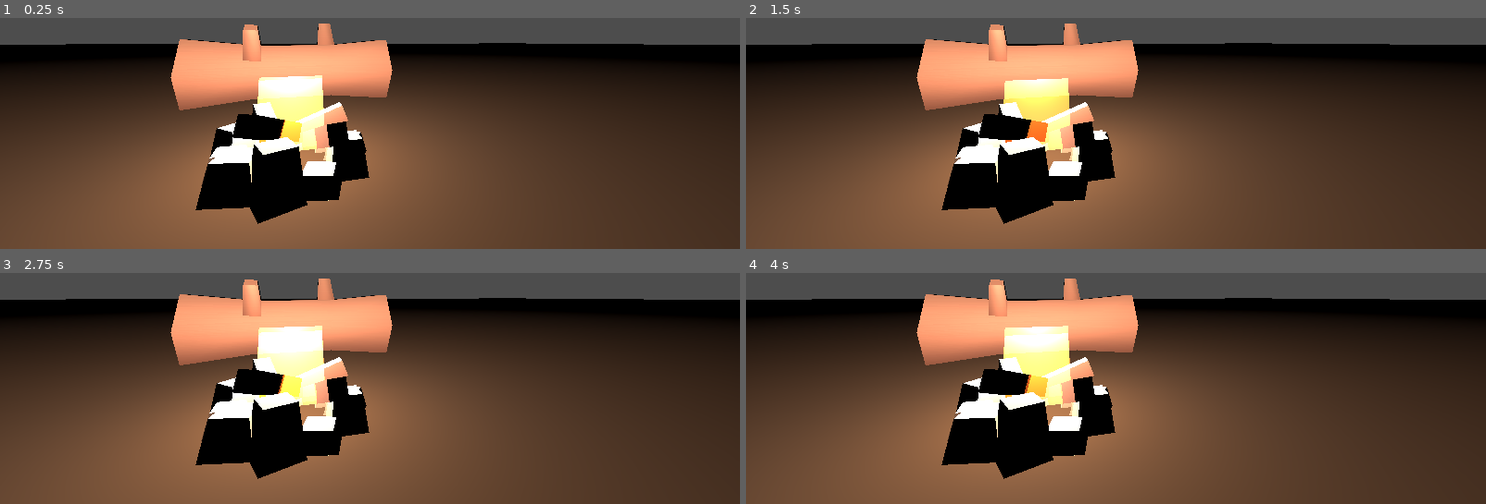
Above: before the commit, frames 1-4 (two rows, left to right).
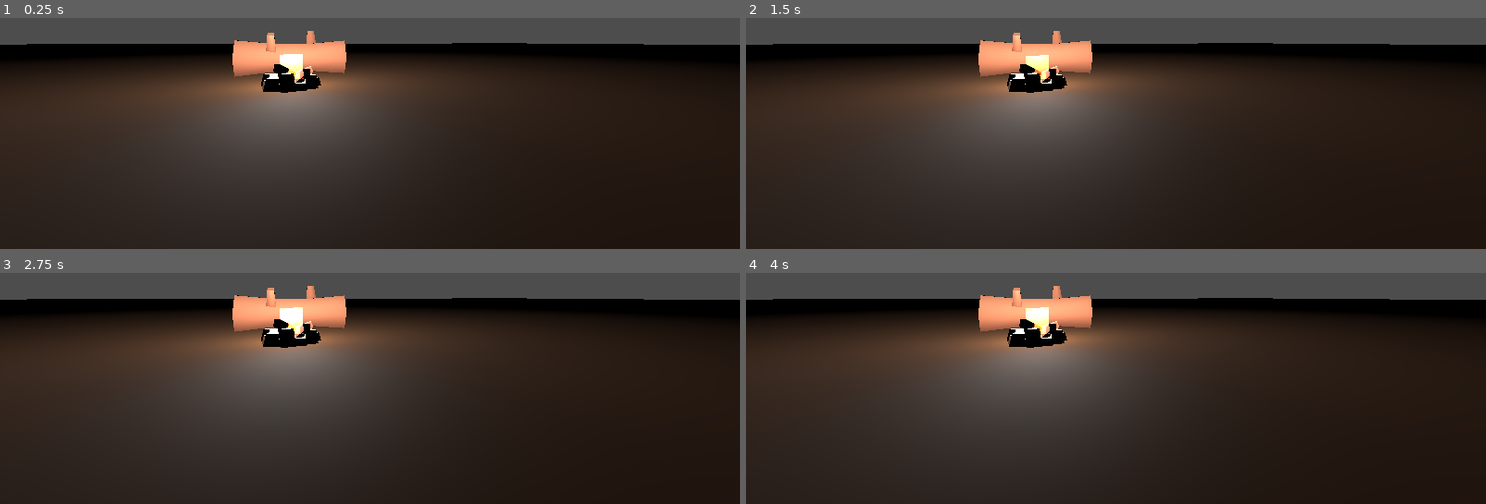
Above: after the commit, the same moments.

Repository: CyclingFern/GodotHTMLGames
Game: Godot game, scene res://vr.tscn
The game is run twice, just before and just after one commit, with the same random seed, the same clock (stepped at 60 frames per second) and the same inputs.
Inputs:
- Up to frame 1 (0.25 s): no input
- Up to frame 2 (1.5 s): tap Enter at 1.25 s
- Up to frame 3 (2.75 s): tap Space at 2 s
- Up to frame 4 (4 s): tap Enter at 3.5 s

The runs differ from the first frame. In frame 1, 62% of the frame differs, in the area x 0-100%, y 2-100%; in frame 2, 62%; in frame 3, 62%; in frame 4, 62%.

Commit message:
Update camera position

Diff:
--- a/source/forest/vr.tscn
+++ b/source/forest/vr.tscn
@@ -35,7 +35,7 @@
 script = ExtResource("1_ncpny")
 
 [node name="XROrigin3D" type="XROrigin3D" parent="."]
-transform = Transform3D(1, 0, 0, 0, 1, 0, 0, 0, 1, -0.46616784, 0, 0)
+transform = Transform3D(1, 0, 0, 0, 1, 0, 0, 0, 1, -1.2706395, 0, 0)
 
 [node name="XRCamera3D" type="XRCamera3D" parent="XROrigin3D"]
 transform = Transform3D(-0.2783372, 0, -0.96048343, 0, 1, 0, 0.96048343, 0, -0.2783372, 0, 0.20518488, 0)
Not shown, changed: forest/index.pck
